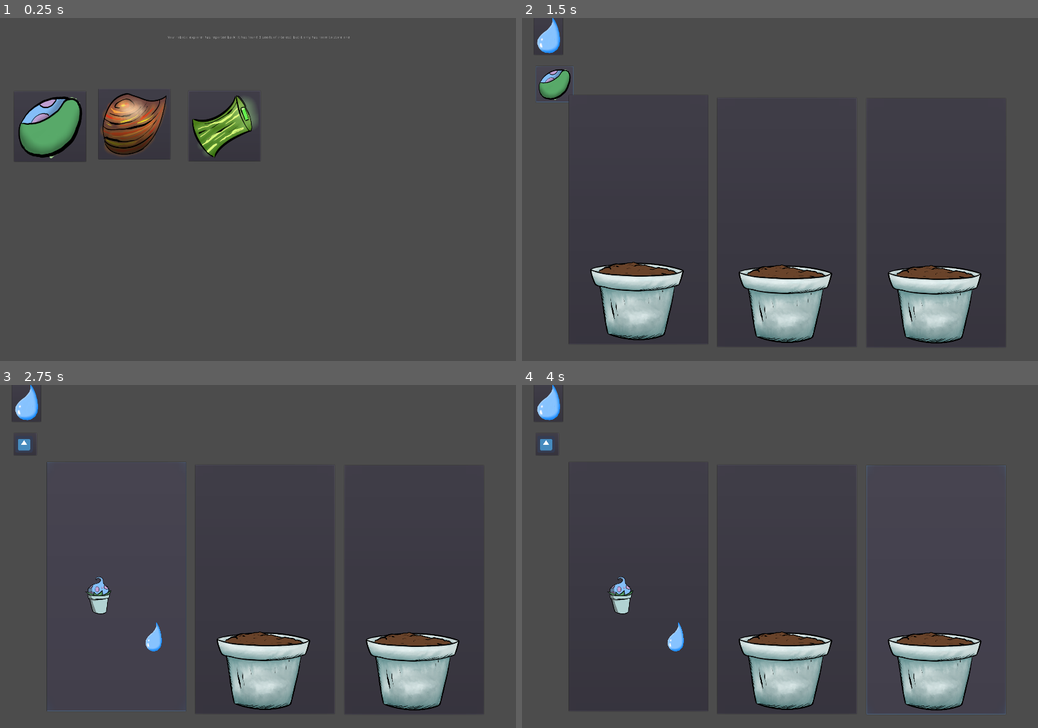
Above: before the commit, frames 1-4 (two rows, left to right).
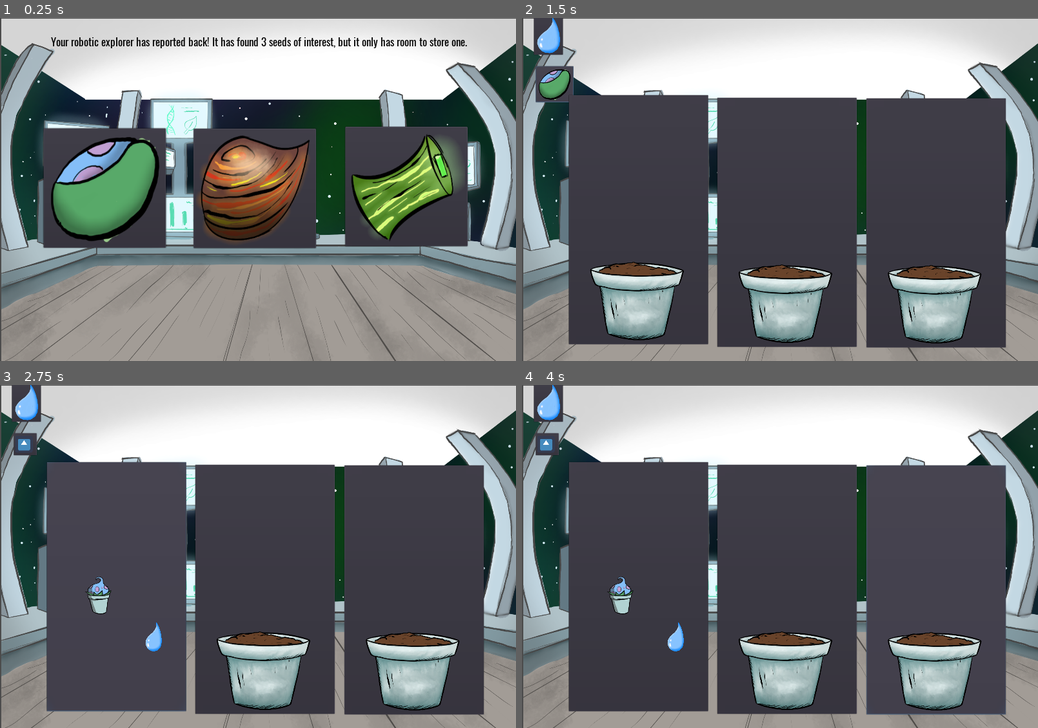
Above: after the commit, the same moments.

Repository: ArgosOfIthica/axil
Game: Godot game, scene res://Main.tscn
Same seed, same stepped clock (60 frames per second), same inputs: the game is played once before the commit and once after it. The engine's default icon, where the game draws it, is replaced by a stand-in: a white triangle on a blue panel in a dark square.
Inputs (mouse positions are in pixels of both pictures, inside the frame that each line leads up to; where the layout moved, square brackets give the same spot in the first picture):
- Up to frame 1 (0.25 s): no input
- Up to frame 2 (1.5 s): click (625, 189) [573, 127] at 0.5 s; click (552, 83) at 1.25 s
- Up to frame 3 (2.75 s): click (113, 587) at 2 s
- Up to frame 4 (4 s): click (785, 590) at 2.75 s; click (934, 590) at 3.5 s

The runs differ from the first frame. In frame 1, 87% of the frame differs, in the area x 0-100%, y 0-100%; in frame 2, 39%; in frame 3, 39%; in frame 4, 39%.

Commit message:
added font and adjusted seed sizes

Diff:
--- a/Choose.tscn
+++ b/Choose.tscn
@@ -1,27 +1,33 @@
-[gd_scene load_steps=5 format=2]
+[gd_scene load_steps=7 format=2]
 
 [ext_resource path="res://Choose.gd" type="Script" id=1]
 [ext_resource path="res://assets/Test Resolutions/GrassSeed256.png" type="Texture" id=2]
 [ext_resource path="res://assets/Test Resolutions/WaterSeed256.png" type="Texture" id=3]
 [ext_resource path="res://assets/Test Resolutions/FireSeed256.png" type="Texture" id=4]
+[ext_resource path="res://assets/Fonts/oswald/Oswald-Regular.ttf" type="DynamicFontData" id=5]
+
+[sub_resource type="DynamicFont" id=1]
+size = 42
+font_data = ExtResource( 5 )
 
 [node name="Choose" type="Control"]
 anchor_right = 1.0
 anchor_bottom = 1.0
-margin_left = -0.474121
-margin_top = 1.1049
-margin_right = 1081.53
-margin_bottom = 366.105
+margin_left = 4.0
+margin_top = 4.0
+margin_right = -8.0
+margin_bottom = 8.0
 script = ExtResource( 1 )
 __meta__ = {
 "_edit_use_anchors_": false
 }
 
 [node name="Button_1" type="Button" parent="."]
-margin_left = 50.0
-margin_top = 275.0
-margin_right = 293.0
-margin_bottom = 537.0
+margin_left = 155.989
+margin_top = 413.329
+margin_right = 423.989
+margin_bottom = 675.329
+rect_scale = Vector2( 1.7, 1.7 )
 icon = ExtResource( 3 )
 __meta__ = {
 "_edit_use_anchors_": false
@@ -29,30 +35,34 @@
 
 [node name="Button_2" type="Button" parent="."]
 anchor_right = 1.0
-margin_left = 364.182
-margin_top = 265.727
-margin_right = -2367.82
-margin_bottom = 527.727
+margin_left = 715.157
+margin_top = 413.769
+margin_right = -2016.85
+margin_bottom = 675.769
+rect_scale = Vector2( 1.7, 1.7 )
 icon = ExtResource( 4 )
 __meta__ = {
 "_edit_use_anchors_": false
 }
 
 [node name="Button_3" type="Button" parent="."]
-margin_left = 700.0
-margin_top = 273.0
-margin_right = 968.0
-margin_bottom = 535.0
+margin_left = 1279.77
+margin_top = 407.013
+margin_right = 1547.77
+margin_bottom = 669.013
+rect_scale = Vector2( 1.7, 1.7 )
 icon = ExtResource( 2 )
 __meta__ = {
 "_edit_use_anchors_": false
 }
 
 [node name="Label" type="Label" parent="."]
-margin_left = 48.0
-margin_top = 21.0
-margin_right = 1879.0
-margin_bottom = 128.0
+margin_left = 37.7926
+margin_top = 36.7707
+margin_right = 1868.79
+margin_bottom = 141.771
+custom_fonts/font = SubResource( 1 )
+custom_colors/font_color = Color( 0, 0, 0, 1 )
 text = "Your robotic explorer has reported back! It has found 3 seeds of interest, but it only has room to store one."
 align = 1
 valign = 1
--- a/Spaceship.tscn
+++ b/Spaceship.tscn
@@ -83,7 +83,6 @@
 [node name="ParallaxBackground" type="ParallaxBackground" parent="."]
 
 [node name="Spaceship_BG" type="Sprite" parent="ParallaxBackground"]
-visible = false
 position = Vector2( 963.359, 642.121 )
 texture = ExtResource( 5 )
 
Binary file added: assets/Fonts/oswald/Oswald-Bold.ttf
Binary file added: assets/Fonts/oswald/Oswald-BoldItalic.ttf
Binary file added: assets/Fonts/oswald/Oswald-Demi-BoldItalic.ttf
Binary file added: assets/Fonts/oswald/Oswald-DemiBold.ttf
Binary file added: assets/Fonts/oswald/Oswald-Extra-LightItalic.ttf
Binary file added: assets/Fonts/oswald/Oswald-ExtraLight.ttf
Binary file added: assets/Fonts/oswald/Oswald-Heavy.ttf
Binary file added: assets/Fonts/oswald/Oswald-HeavyItalic.ttf
Binary file added: assets/Fonts/oswald/Oswald-Light.ttf
Binary file added: assets/Fonts/oswald/Oswald-LightItalic.ttf
Binary file added: assets/Fonts/oswald/Oswald-Medium.ttf
Binary file added: assets/Fonts/oswald/Oswald-MediumItalic.ttf
(and 4 more such lines)
